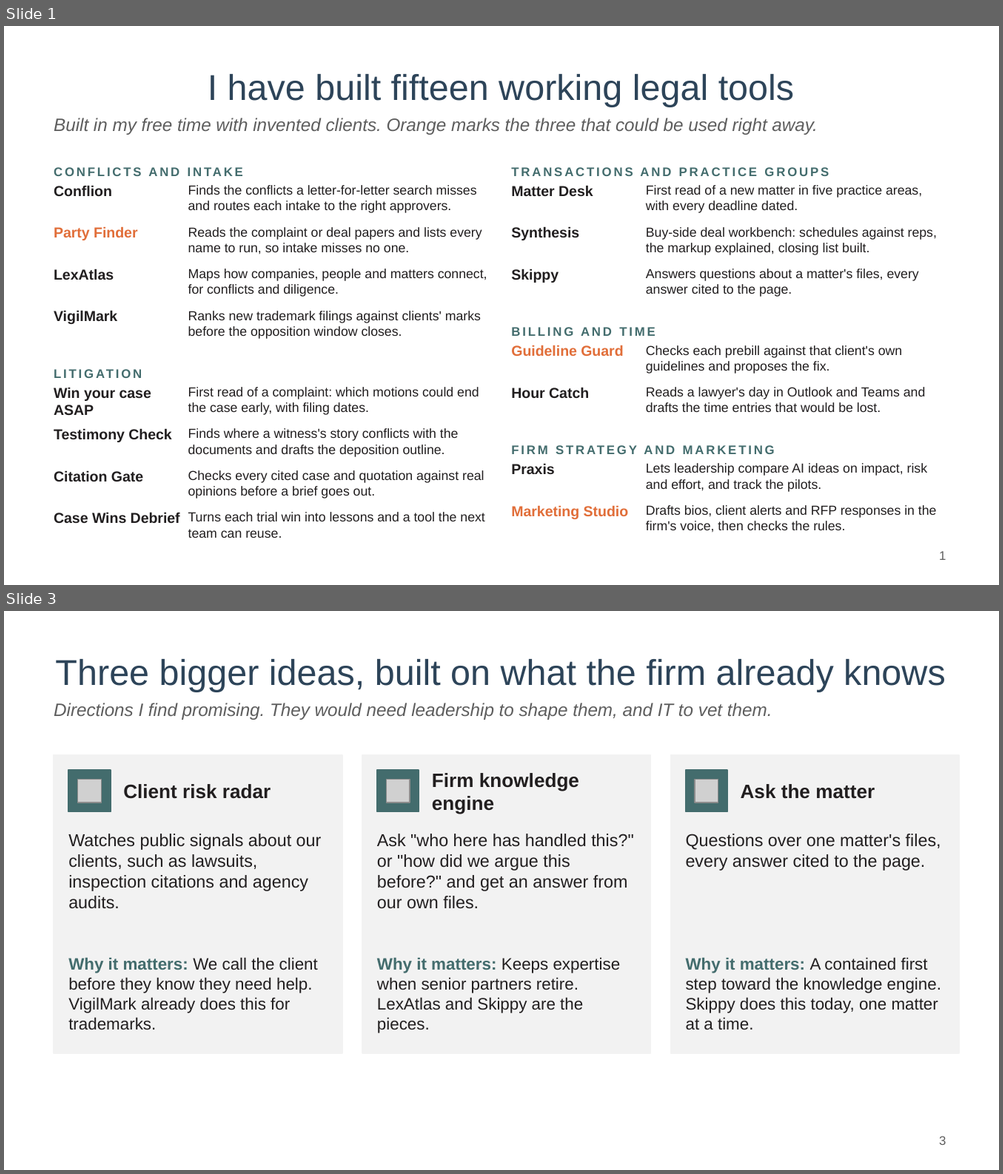
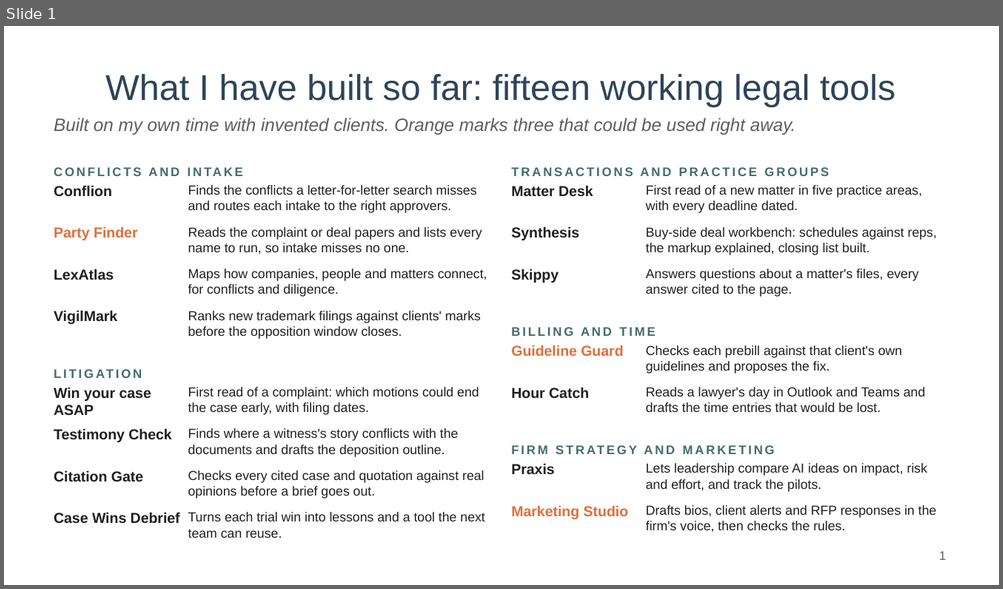
Before and after one commit to mylesparslow-collab/legal-portfolio, a slide deck: downloads/AI-ideas-Myles-Parslow.pptx. Shown one above the other, each under a label of ours: slides 1 and 3 before the commit, slide 1 after it; the slides between them are not shown. The pictures are 1003x1174 and 1003x589 pixels, drawn with LibreOffice and Linux fonts; fonts in the diff are those of the drawing; grey boxes stand for pictures. Boxes give left, top, right and bottom in pixels: in the first picture for what was removed or moved away, otherwise in the second. Text is boxed around its words. In the diff, an @@ line names an element or a change of style, - is before the commit and + after.

```diff
--- a/downloads/AI-ideas-Myles-Parslow.pptx
+++ b/downloads/AI-ideas-Myles-Parslow.pptx
@@ slide 3 removed at bbox=[4, 611, 999, 1170], background #FFFFFF @@
@@ title removed at bbox=[55, 659, 945, 692] @@
-Three bigger ideas, built on what the firm already knows
@@ text removed at bbox=[54, 703, 772, 720] @@
-Directions I find promising. They would need leadership to shape them, and IT to vet them.
@@ rectangle removed at bbox=[54, 755, 342, 1054] @@
@@ rectangle removed at bbox=[362, 755, 651, 1054] @@
@@ rectangle removed at bbox=[670, 755, 959, 1054] @@
@@ rectangle removed at bbox=[68, 770, 111, 812] @@
@@ picture removed at bbox=[77, 779, 102, 803] @@
@@ text removed at bbox=[123, 784, 270, 799] @@
-Client risk radar
@@ rectangle removed at bbox=[377, 770, 418, 812] @@
@@ picture removed at bbox=[386, 779, 410, 803] @@
@@ text removed at bbox=[432, 773, 579, 815] @@
-Firm knowledge engine
@@ rectangle removed at bbox=[686, 770, 727, 812] @@
@@ picture removed at bbox=[694, 779, 718, 803] @@
@@ text removed at bbox=[740, 784, 874, 799] @@
-Ask the matter
@@ text removed at bbox=[68, 834, 321, 909] @@
-Watches public signals about our clients, such as lawsuits, inspection citations and agency audits.
@@ text removed at bbox=[377, 834, 633, 909] @@
-Ask "who here has handled this?" or "how did we argue this before?" and get an answer from our own files.
@@ text removed at bbox=[686, 834, 941, 871] @@
-Questions over one matter's files, every answer cited to the page.
@@ text removed at bbox=[68, 957, 318, 1031] @@
-Why it matters: We call the client before they know they need help. VigilMark already does this for trademarks.
@@ text removed at bbox=[377, 957, 620, 1034] @@
-Why it matters: Keeps expertise when senior partners retire. LexAtlas and Skippy are the pieces.
@@ text removed at bbox=[686, 957, 941, 1030] @@
-Why it matters: A contained first step toward the knowledge engine. Skippy does this today, one matter at a time.
@@ page number removed at bbox=[939, 1136, 945, 1145] @@
-3
@@ slide 1 changed as well @@
@@ title at bbox=[105, 74, 895, 107]: text changed @@
-I have built fifteen working legal tools
+What I have built so far: fifteen working legal tools
@@ text at bbox=[54, 118, 795, 135]: text changed @@
-Built in my free time with invented clients. Orange marks the three that could be used right away.
+Built on my own time with invented clients. Orange marks three that could be used right away.
```
Also in this commit, not shown: 4 slides added, 3 other slides removed, 1 other file.
